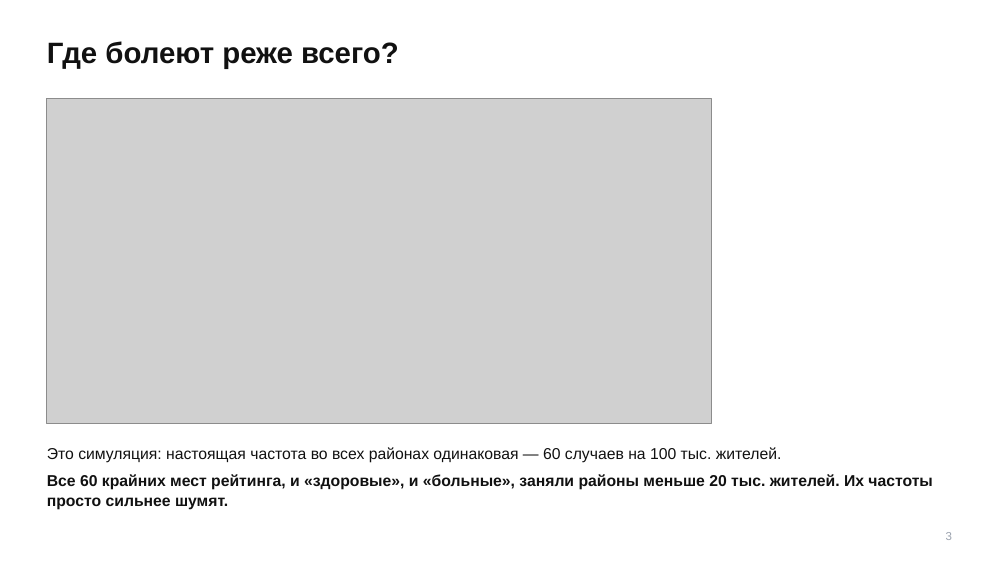
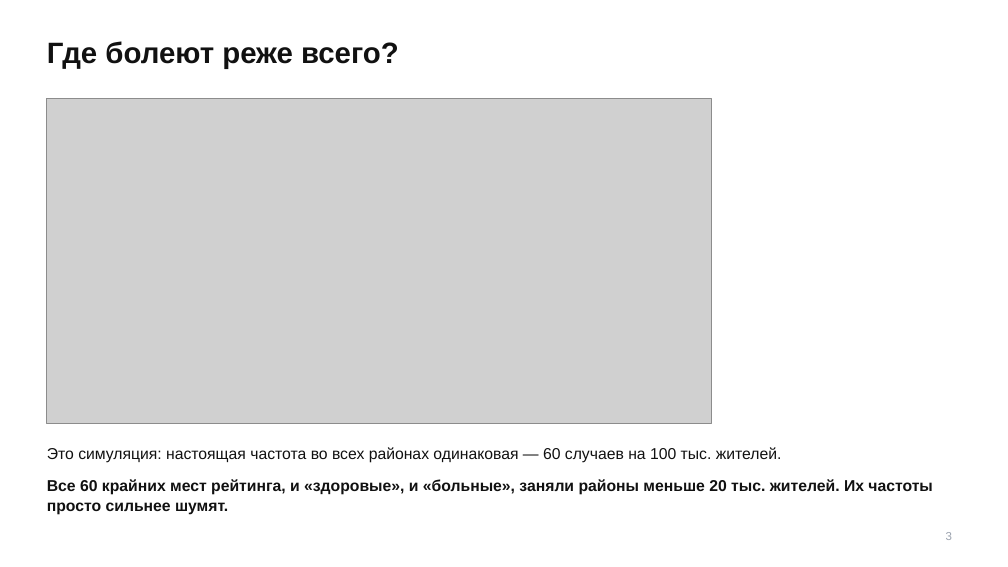
Before and after one commit to TheTonyPub/probability-theory-2026, a slide deck: slide 3 of lectures/07_lln-clt-17-25-2.pptx. Drawn at 1008x567 pixels with LibreOffice and Linux fonts; fonts in the diff are those of the drawing; grey boxes stand for pictures. Boxes give left, top, right and bottom in pixels: in the first picture for what was removed or moved away, otherwise in the second. Text is boxed around its words. In the diff, an @@ line names an element or a change of style, - is before the commit and + after.

```diff
--- a/lectures/07_lln-clt-17-25-2.pptx
+++ b/lectures/07_lln-clt-17-25-2.pptx
@@ text "Это симуляция: настоящая частота во ..." at (x1=47, y1=447, x2=782, y2=463): less space between paragraphs @@
@@ text at (x1=47, y1=474, x2=933, y2=510): paragraph removed @@
-Все 60 крайних мест рейтинга, и «здоровые», и «больные», заняли районы меньше 20 тыс. жителей. Их частоты просто сильнее шумят.
@@ text added at (x1=47, y1=479, x2=933, y2=515), 15 pt, text #111111, bold @@
+Все 60 крайних мест рейтинга, и «здоровые», и «больные», заняли районы меньше 20 тыс. жителей. Их частоты просто сильнее шумят.
```
Also in this commit, not shown: 26 other slides changed, 1 slide removed.
